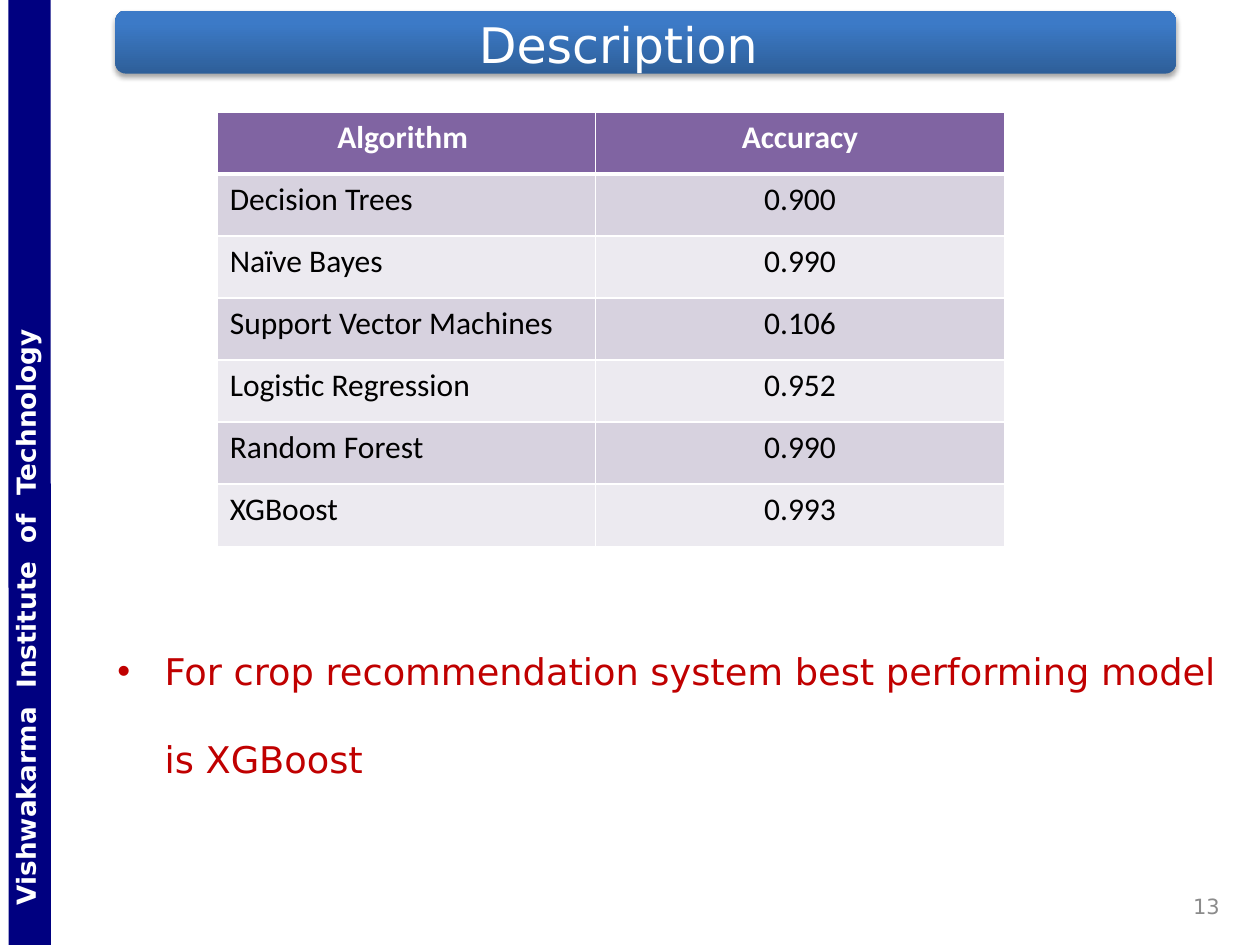
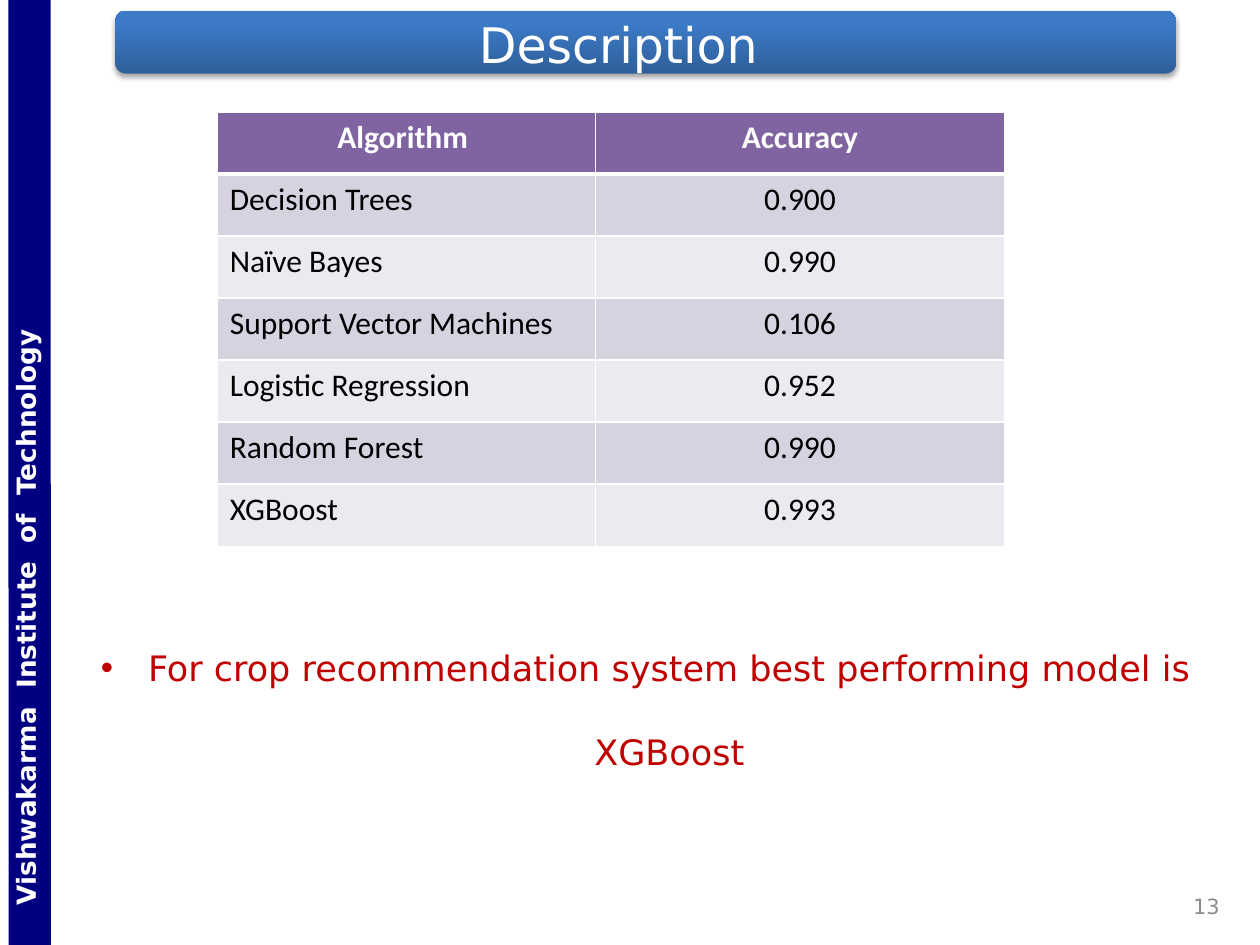
Before and after one commit to Gladiator07/Harvestify, a slide deck: slide 13 of Docs/ICA_G5_ML_Crop_Consultant.pptx. Drawn at 1260x945 pixels with LibreOffice and Linux fonts; fonts in the diff are those of the drawing; background and template pictures are left out. Boxes give left, top, right and bottom in pixels: in the first picture for what was removed or moved away, otherwise in the second. Text is boxed around its words. In the diff, an @@ line names an element or a change of style, - is before the commit and + after.

```diff
--- a/Docs/ICA_G5_ML_Crop_Consultant.pptx
+++ b/Docs/ICA_G5_ML_Crop_Consultant.pptx
@@ text "For crop recommendation system best ..." moved from (x1=165, y1=657, x2=1215, y2=774) to (x1=148, y1=654, x2=1190, y2=766) @@
@@ text "For crop recommendation system best ..." at (x1=148, y1=654, x2=1190, y2=766): size 21 to 20 pt; alignment left to centre @@
```
Also in this commit, not shown: 7 other slides changed, 1 slide added, 1 slide removed.
